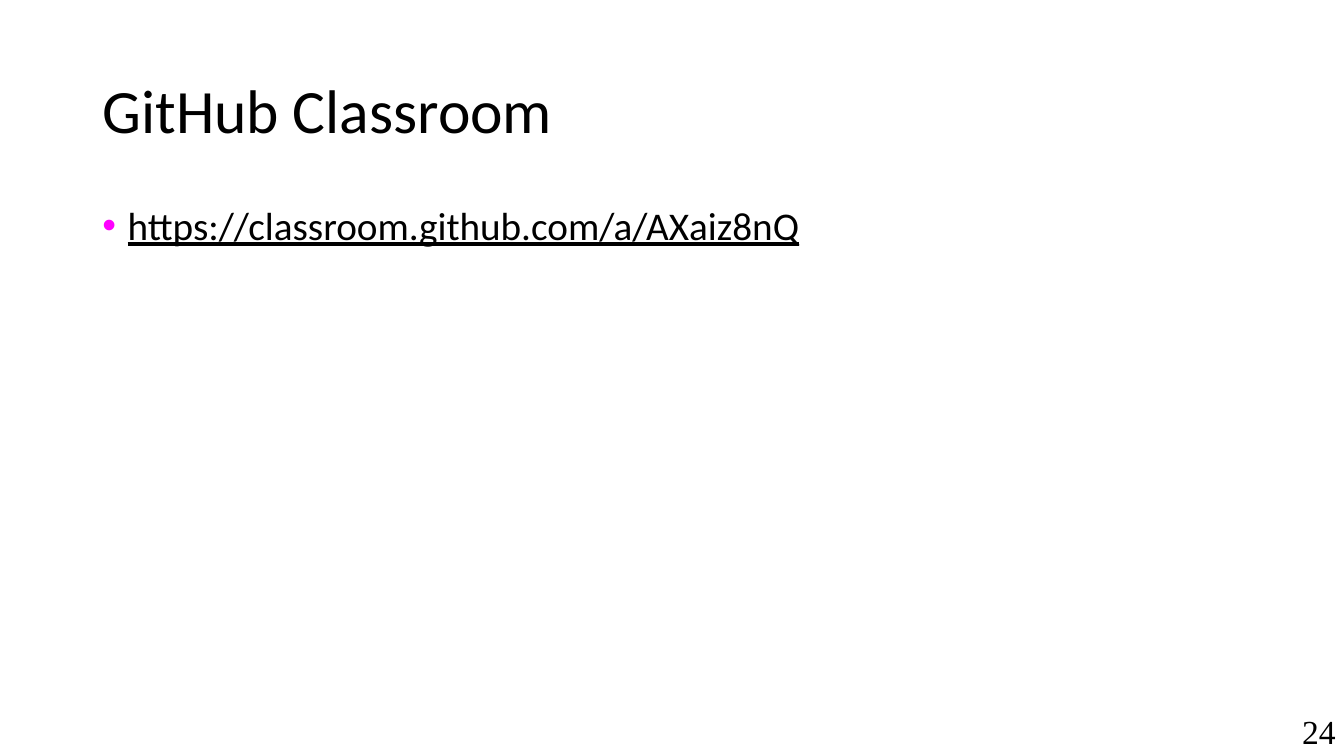
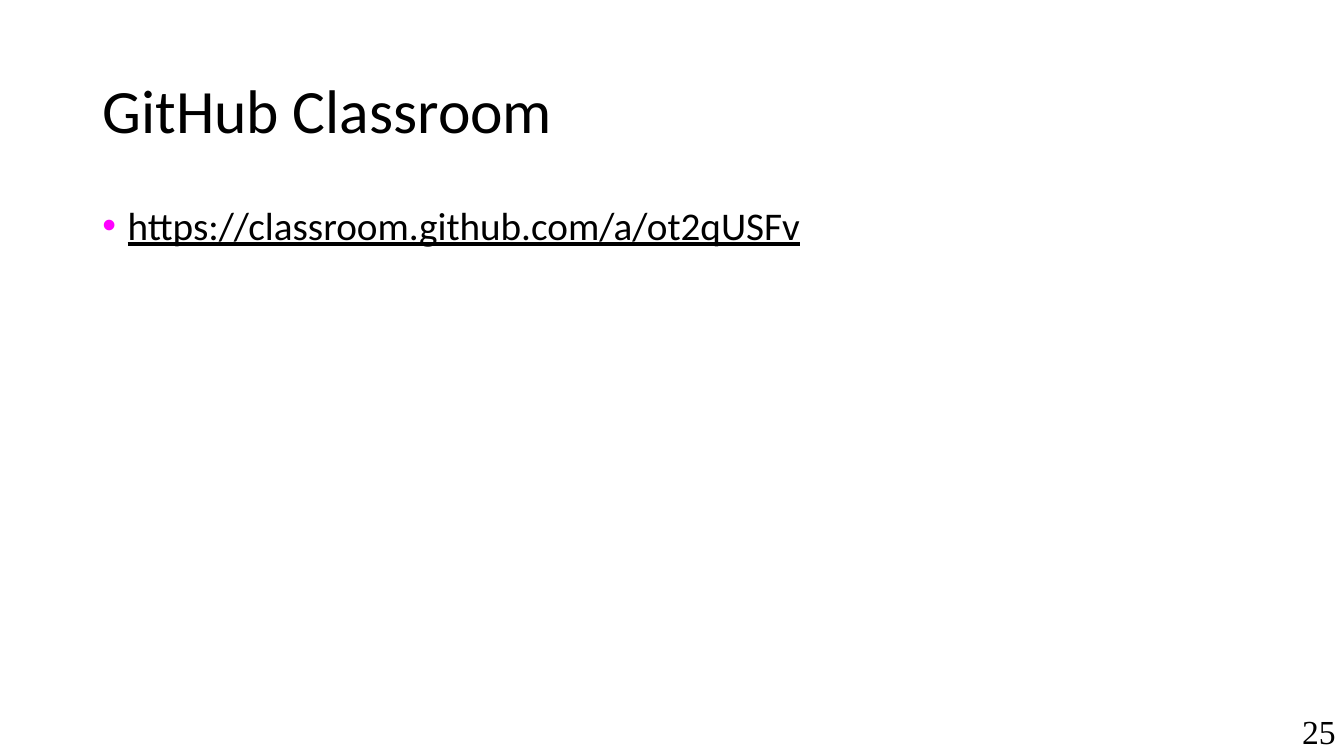
Before and after one commit to antoniobianchi333/cs408, a slide deck: slide 25 of labs/lab1/slides/lab1_intro.pptx (slide 24 before the commit). Drawn at 1344x756 pixels with LibreOffice and Linux fonts; fonts in the diff are those of the drawing. Boxes give left, top, right and bottom in pixels: in the first picture for what was removed or moved away, otherwise in the second. Text is boxed around its words. In the diff, an @@ line names an element or a change of style, - is before the commit and + after.

```diff
--- a/labs/lab1/slides/lab1_intro.pptx
+++ b/labs/lab1/slides/lab1_intro.pptx
@@ text at <box>128,212,800,247</box>: text changed @@
-• https://classroom.github.com/a/AXaiz8nQ
+• https://classroom.github.com/a/ot2qUSFv
@@ page number at <box>1302,721,1336,745</box>: text changed @@
-24
+25
```
Also in this commit, not shown: 2 other slides changed, 2 slides added, 2 other files.
